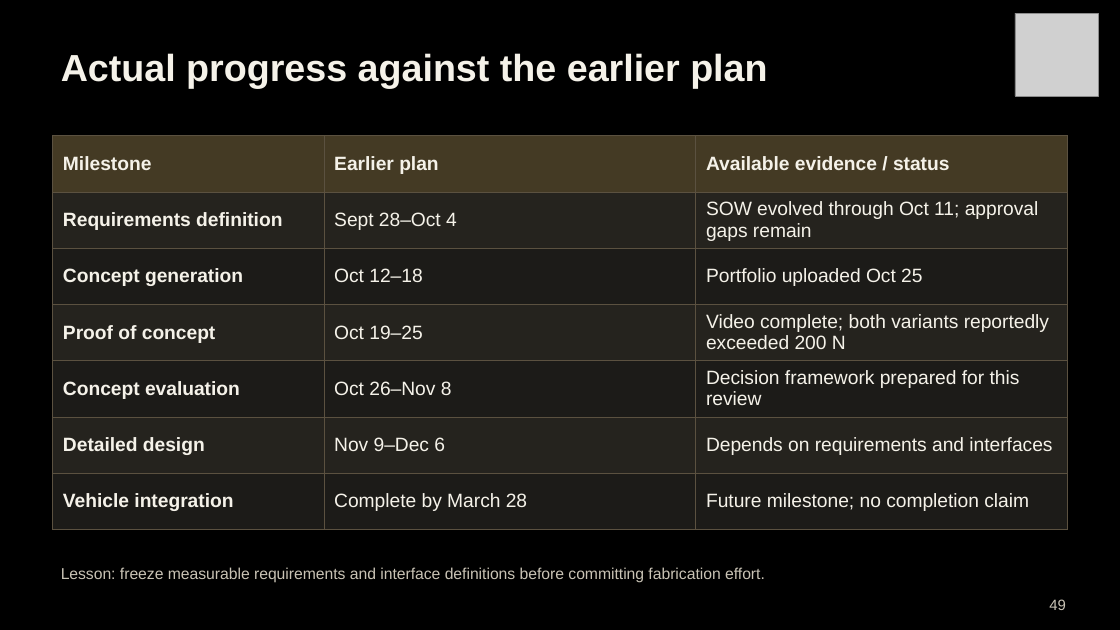
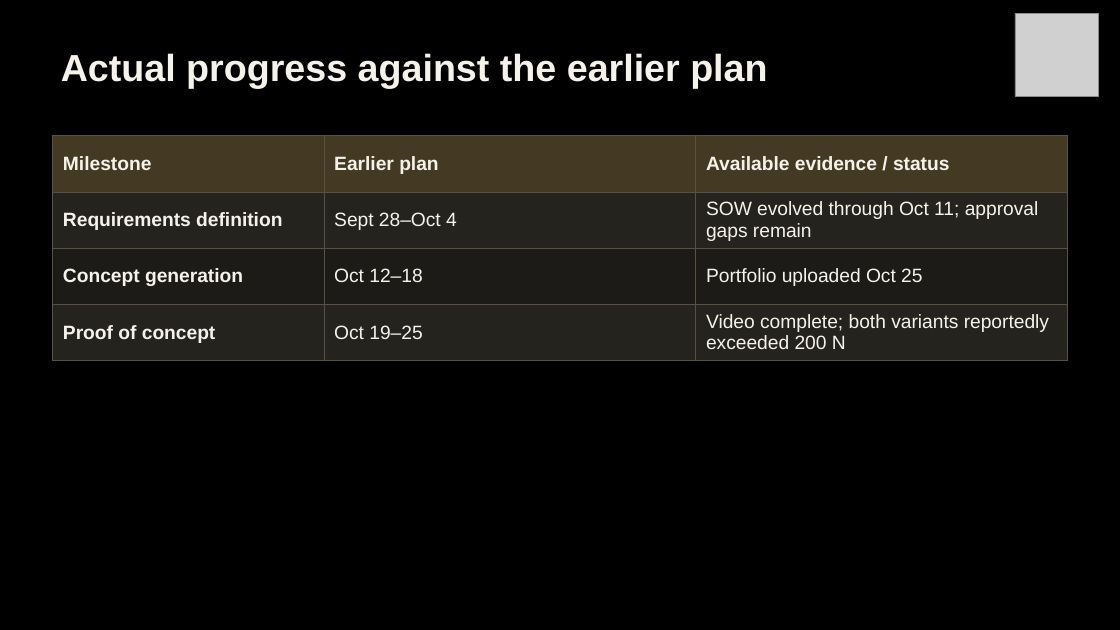
Before and after one commit to Polowater123/Aggie-Baja-Controls-The-A.B.C.-, a slide deck: slide 38 of PDR Draft.pptx (slide 49 before the commit). Drawn at 1120x630 pixels with LibreOffice and Linux fonts; fonts in the diff are those of the drawing; grey boxes stand for pictures. Boxes give left, top, right and bottom in pixels: in the first picture for what was removed or moved away, otherwise in the second. Text is boxed around its words. In the diff, an @@ line names an element or a change of style, - is before the commit and + after.

Commit message:
Update concept portfolio and PDR draft
This commit updates the concept portfolio and PDR draft PowerPoint files. The revisions reflect the latest presentation content and draft progress for the project.

```diff
--- a/PDR Draft.pptx
+++ b/PDR Draft.pptx
@@ table at (52,135,1068,361) @@
-row 5: Concept evaluation | Oct 26–Nov 8 | Decision framework prepared for this review
-row 6: Detailed design | Nov 9–Dec 6 | Depends on requirements and interfaces
-row 7: Vehicle integration | Complete by March 28 | Future milestone; no completion claim
@@ text removed at (61,567,765,583) @@
-Lesson: freeze measurable requirements and interface definitions before committing fabrication effort.
@@ text removed at (1049,599,1066,610) @@
-49
```
Also in this commit, not shown: 37 other slides changed, 2 slides added, 15 slides removed, 1 other file.
